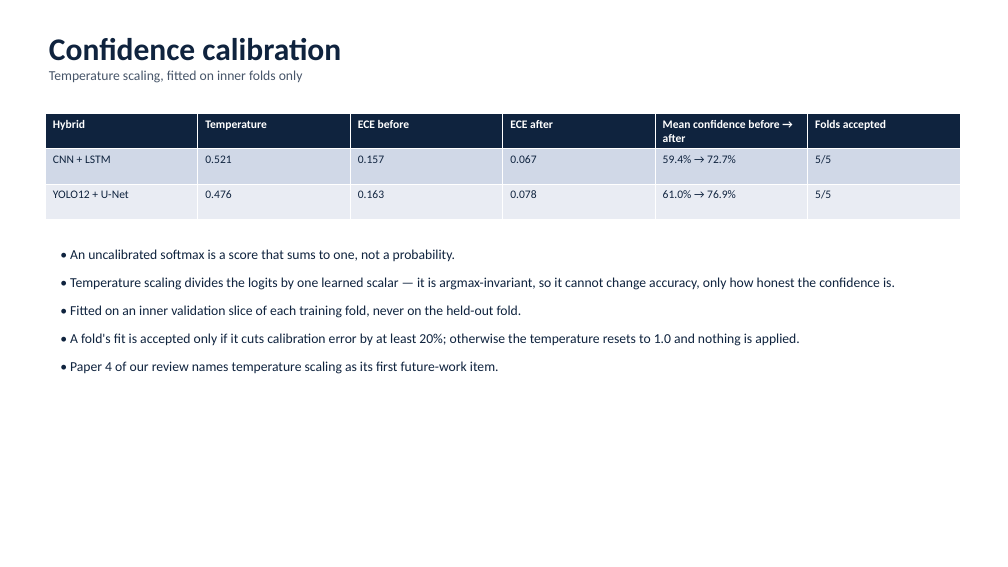
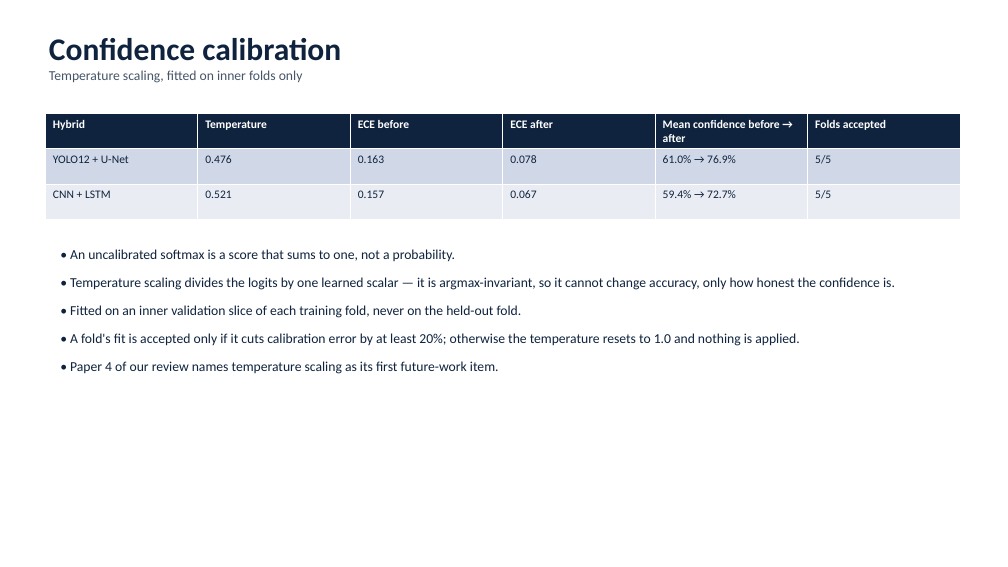
Before and after one commit to tejgokani/flood-crop-damage-ai, a slide deck: slide 12 of slides/Techathon_PS6.pptx. Drawn at 1008x567 pixels with LibreOffice and Linux fonts; fonts in the diff are those of the drawing. Boxes give left, top, right and bottom in pixels: in the first picture for what was removed or moved away, otherwise in the second. Text is boxed around its words. In the diff, an @@ line names an element or a change of style, - is before the commit and + after.

```diff
--- a/slides/Techathon_PS6.pptx
+++ b/slides/Techathon_PS6.pptx
@@ table at [45, 113, 962, 219] @@
+row 2: YOLO12 + U-Net | 0.476 | 0.163 | 0.078 | 61.0% → 76.9% | 5/5
-row 3: YOLO12 + U-Net | 0.476 | 0.163 | 0.078 | 61.0% → 76.9% | 5/5
```
Also in this commit, not shown: 1 other slide changed, 4 other files.
